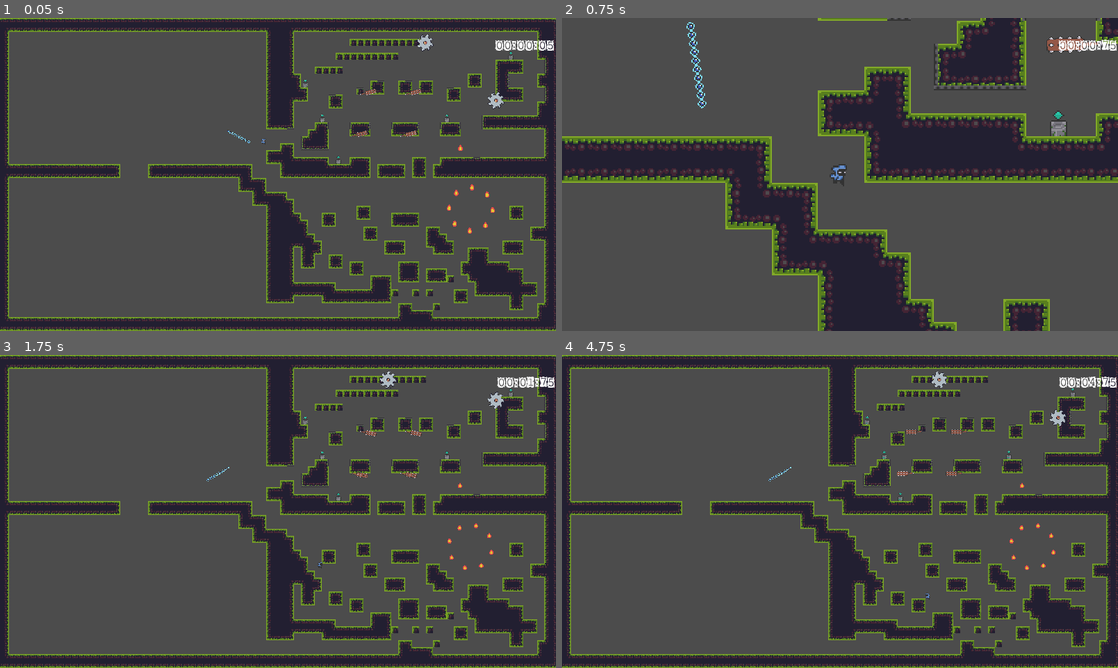
Above: before the commit, frames 1-4 (two rows, left to right).
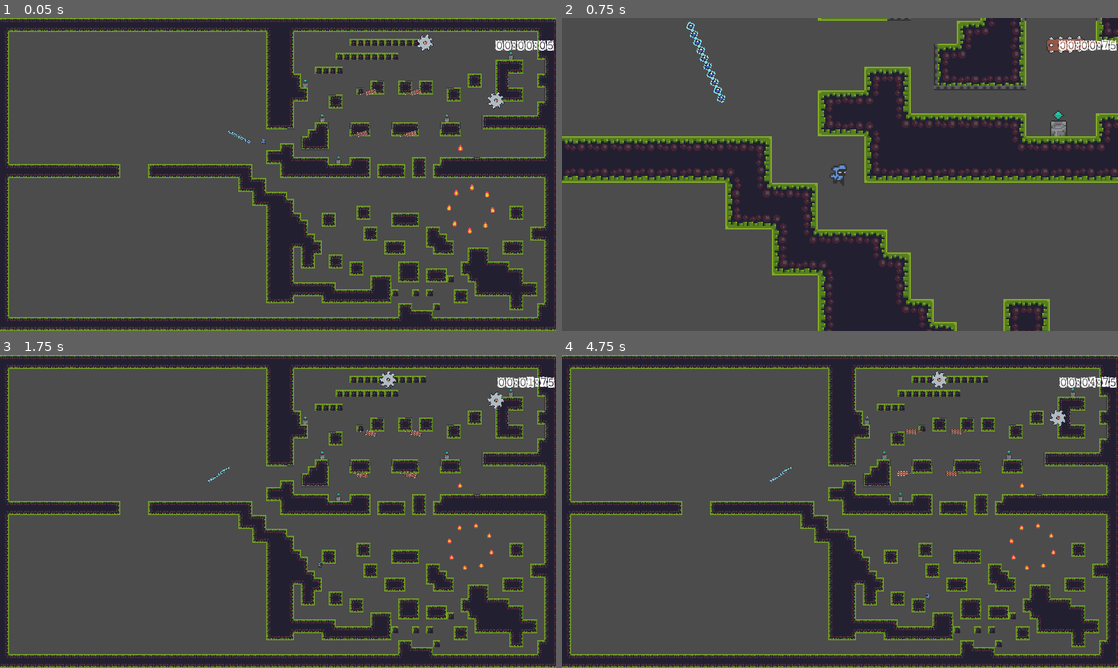
Above: after the commit, the same moments.

Repository: Mike149x/2DGameDraft
Game: Godot game, scene res://Scenes/Level1.tscn
Same seed, same stepped clock (60 frames per second), same inputs: the game is played once before the commit and once after it.
Inputs:
- Up to frame 1 (0.05 s): no input
- Up to frame 2 (0.75 s): hold D (right) from 0.53 s (still down); tap Z (zoom) at 0.6 s
- Up to frame 3 (1.75 s): keep holding D (right); tap Space (jump) at 0.77, 1.52 s; tap Z (zoom) at 1.35 s
- Up to frame 4 (4.75 s): release D (right) at 2.03 s; hold A (left) 2.03-2.78 s; tap Z (zoom) every 0.75 s from 2.1 to 4.35 s; hold D (right) 2.78-4.28 s; tap Space (jump) at 3.02, 3.77, 4.52 s; hold A (left) from 4.28 s (still down)

Frame 1 is identical in both runs. In frame 2, 0.5% of the frame differs, in the area x 22-30%, y 1-29%; in frame 3, less than 0.1%; in frame 4, less than 0.1%.

Commit message:
RopeSwing

Diff:
--- a/2DGameDraft/Scenes/PlayerCharacter.gd
+++ b/2DGameDraft/Scenes/PlayerCharacter.gd
@@ -10,9 +10,14 @@
 export (float) var friction = 10
 export (float) var acceleration = 25
 
-enum state {IDLE, RUNNING, PUSHING, ROLLING, JUMP, STARTJUMP, FALL, ATTACK}
+enum state {IDLE, RUNNING, PUSHING, ROLLING, JUMP, STARTJUMP, FALL, ATTACK, ROPEJUMP}
 
 onready var player_state = state.IDLE   #On start - state: idle
+
+###NEW ROPE CODE
+var rope_grabbed = false
+var rope_part = null
+var can_grab = true
 
 
 func _ready():
@@ -89,3 +94,7 @@
 	if area.is_in_group("Deadly"):
 		if GameStats.check_reset() == false:
 			global_position = GameStats.get_spawn().global_position
+
+
+func _on_GRABZONE_area_entered(area):
+	pass # Replace with function body.
--- a/2DGameDraft/Scenes/PlayerCharacter.tscn
+++ b/2DGameDraft/Scenes/PlayerCharacter.tscn
@@ -139,6 +139,9 @@
 radius = 4.0
 height = 4.0
 
+[sub_resource type="CircleShape2D" id=11]
+radius = 2.0
+
 [node name="PlayerCharacter" type="KinematicBody2D" groups=["Player"]]
 script = ExtResource( 1 )
 
@@ -167,4 +170,15 @@
 position = Vector2( -1, 1 )
 shape = SubResource( 10 )
 
+[node name="GRABZONE" type="Area2D" parent="."]
+
+[node name="CollisionShape2D" type="CollisionShape2D" parent="GRABZONE"]
+position = Vector2( 1, 1 )
+shape = SubResource( 11 )
+
+[node name="RopeTimer" type="Timer" parent="GRABZONE"]
+wait_time = 0.5
+one_shot = true
+
 [connection signal="area_entered" from="DeathZone" to="." method="_on_DeathZone_area_entered"]
+[connection signal="area_entered" from="GRABZONE" to="." method="_on_GRABZONE_area_entered"]
--- a/2DGameDraft/Scenes/RopeSwing.gd
+++ /dev/null
@@ -1,16 +0,0 @@
-extends Node2D
-
-
-# Declare member variables here. Examples:
-# var a = 2
-# var b = "text"
-
-
-# Called when the node enters the scene tree for the first time.
-func _ready():
-	pass # Replace with function body.
-
-
-# Called every frame. 'delta' is the elapsed time since the previous frame.
-#func _process(delta):
-#	pass
--- a/2DGameDraft/Scenes/RopeSwing.tscn
+++ b/2DGameDraft/Scenes/RopeSwing.tscn
@@ -1,7 +1,6 @@
-[gd_scene load_steps=6 format=2]
+[gd_scene load_steps=5 format=2]
 
 [ext_resource path="res://Sprites/orb_anim_strip_6.png" type="Texture" id=1]
-[ext_resource path="res://Scenes/RopeSwing.gd" type="Script" id=2]
 
 [sub_resource type="CircleShape2D" id=1]
 radius = 2.0
@@ -30,12 +29,11 @@
 tracks/0/imported = false
 tracks/0/enabled = true
 tracks/0/keys = {
-"points": PoolRealArray( -62.5, -0.25, 0, 1, -0.257702, 62.5, -0.9, 0.128098, 1, -0.354156, -62.5, -1, -0.257702, 0.25, 0 ),
+"points": PoolRealArray( -62.5, -0.25, 0, 1, -0.257702, 62.5, -0.625, -0.100872, 0.7, -0.390224, -62.5, -1, -0.257702, 0.25, 0 ),
 "times": PoolRealArray( 0, 1.5, 3 )
 }
 
 [node name="RopeSwing" type="Node2D"]
-script = ExtResource( 2 )
 
 [node name="Chain" type="Sprite" parent="."]
 position = Vector2( 0, -1 )
Not shown: 1 places in 2DGameDraft/Scenes/PlayerCharacter.tscn that only renumber resources
